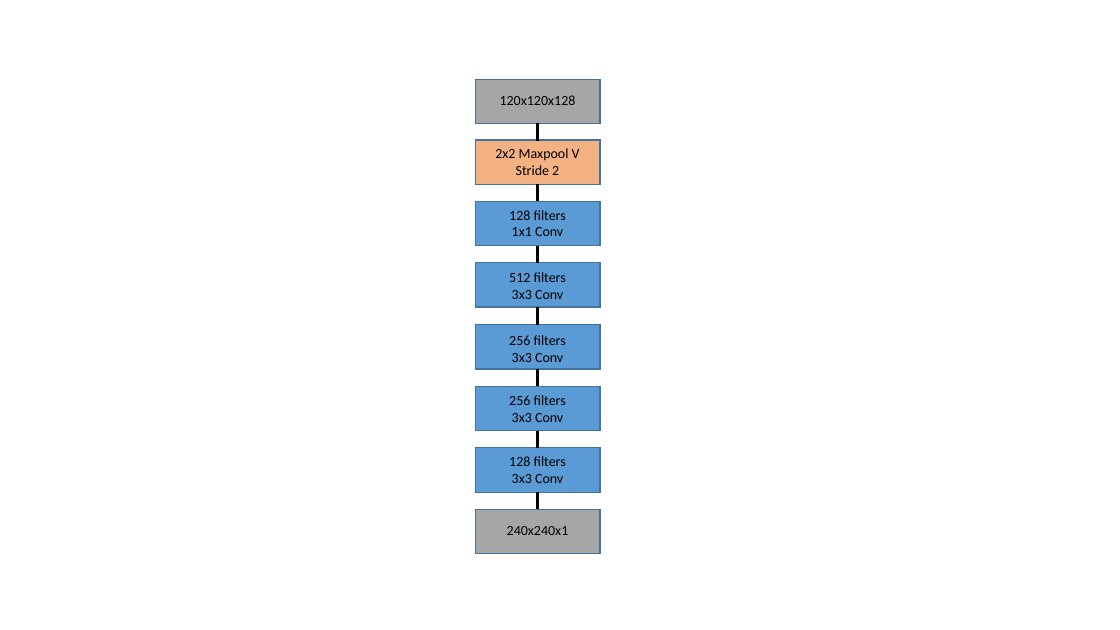
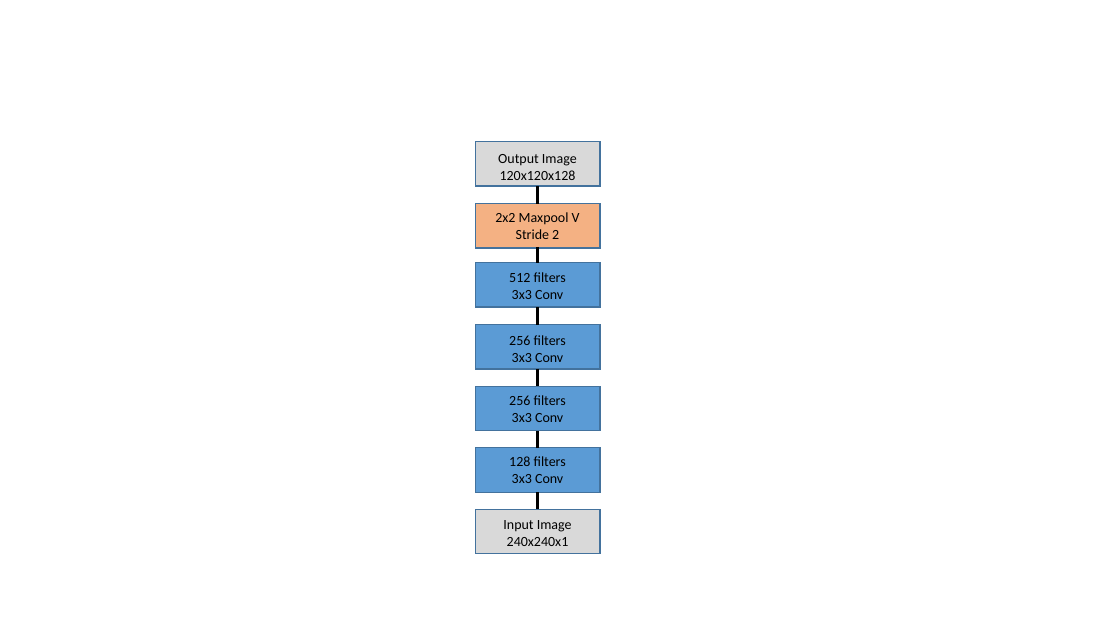
Before and after one commit to brod4910/LenslessCameraML, a slide deck: slide 1 of Latex/ppts/section1.pptx. Drawn at 1120x630 pixels with LibreOffice and Linux fonts; fonts in the diff are those of the drawing. Boxes give left, top, right and bottom in pixels: in the first picture for what was removed or moved away, otherwise in the second. Text is boxed around its words. In the diff, an @@ line names an element or a change of style, - is before the commit and + after.

```diff
--- a/Latex/ppts/section1.pptx
+++ b/Latex/ppts/section1.pptx
@@ 2 rectangles, 1 text: place and size @@
-2 rectangles, 1 text at box(476, 79, 601, 185)
+2 rectangles, 1 text at box(476, 142, 601, 249)
@@ rectangle at box(476, 142, 601, 187): fill #A6A6A6 to #D9D9D9 @@
@@ text "Output Image": place and size @@
-text "Output Image" at box(500, 95, 576, 105)
+text "Output Image" at box(498, 154, 577, 180)
@@ line removed from (538, 124) to (538, 140) @@
@@ text at box(498, 154, 577, 166): paragraph added @@
+Output Image
@@ rectangle removed at box(476, 202, 601, 246) @@
@@ line moved from (538, 202) - (538, 184) to (538, 186) - (538, 204) @@
@@ text removed at box(509, 210, 566, 236) @@
-128 filters
-1x1 Conv
@@ rectangle at box(476, 509, 601, 554): fill #A6A6A6 to #D9D9D9 @@
@@ text at box(503, 520, 572, 532): paragraph added @@
+Input Image
```
Also in this commit, not shown: 20 other files.
